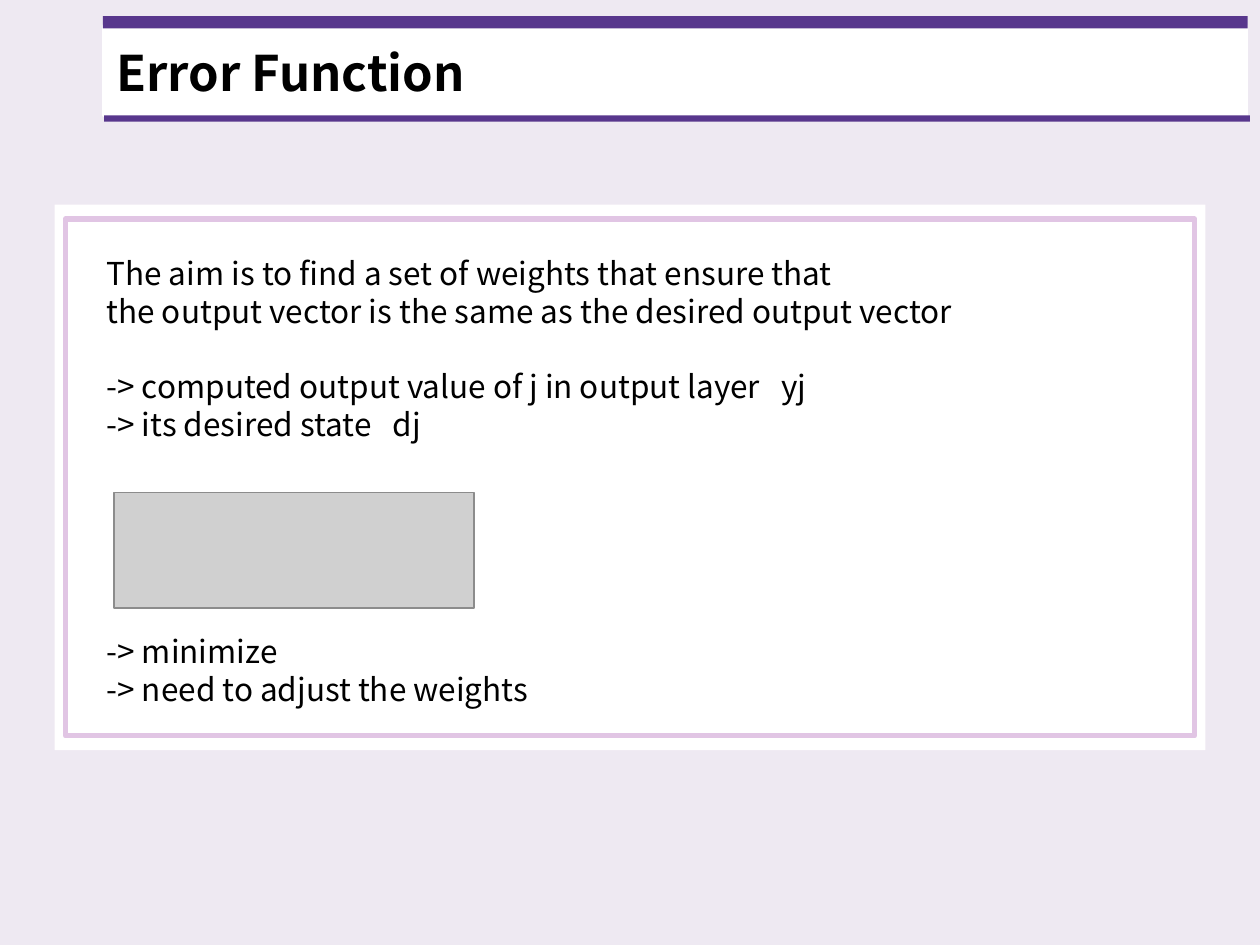
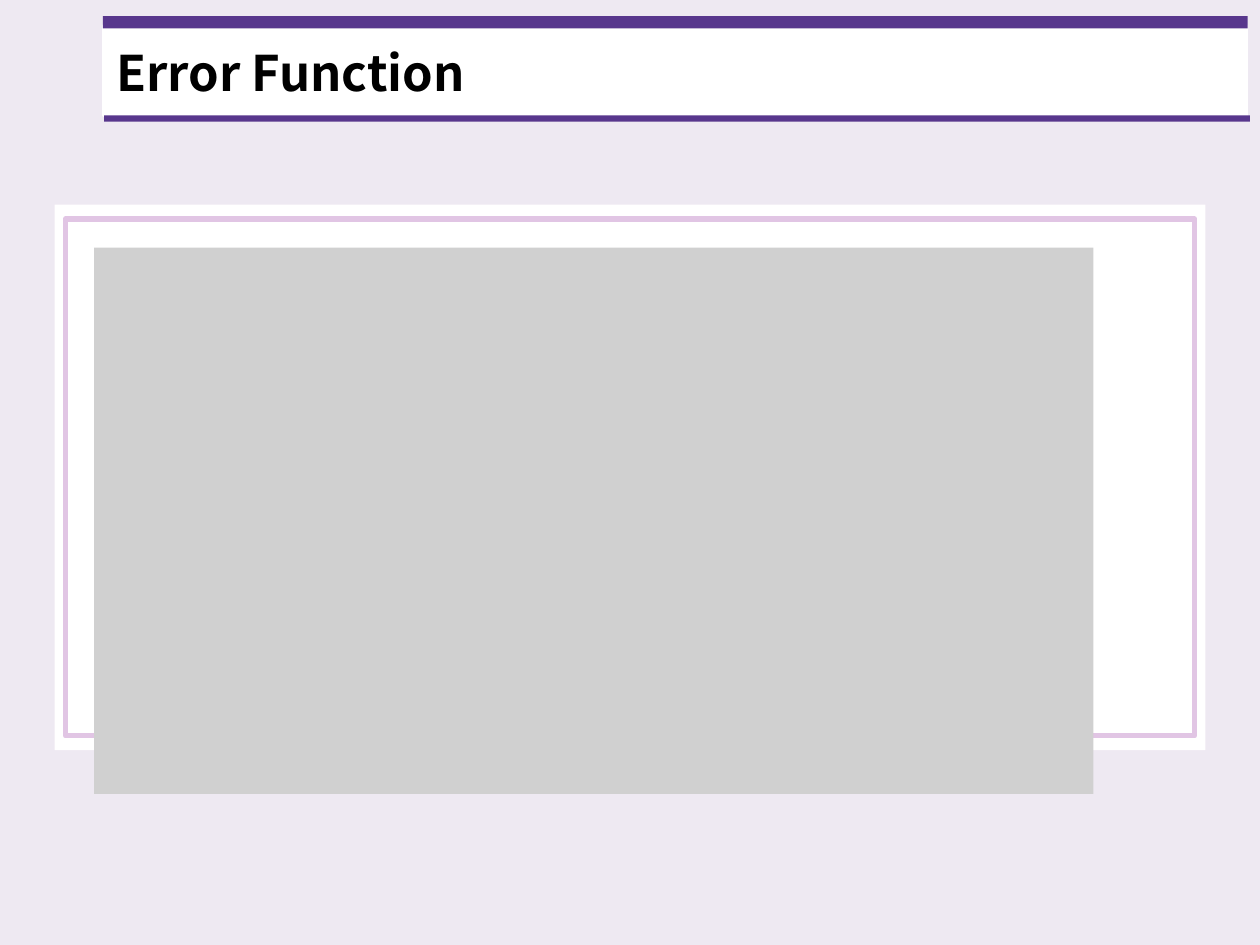
Before and after one commit to standing-o/Machine_Learning_Paper_Review, a slide deck: slide 6 of Paper.3_Back-Propagation/20201110_Paper3_Back-Propagation.pptx. Drawn at 1260x945 pixels with LibreOffice and Linux fonts; fonts in the diff are those of the drawing; grey boxes stand for pictures. Boxes give left, top, right and bottom in pixels: in the first picture for what was removed or moved away, otherwise in the second. Text is boxed around its words. In the diff, an @@ line names an element or a change of style, - is before the commit and + after.

```diff
--- a/Paper.3_Back-Propagation/20201110_Paper3_Back-Propagation.pptx
+++ b/Paper.3_Back-Propagation/20201110_Paper3_Back-Propagation.pptx
@@ picture added at [94, 247, 1094, 794] @@
@@ text removed at [107, 259, 952, 709] @@
-The aim is to find a set of weights that ensure that
-the output vector is the same as the desired output vector
--> computed output value of j in output layer yj
--> its desired state dj
--> minimize
--> need to adjust the weights
@@ picture removed at [115, 493, 475, 609] @@
```
Also in this commit, not shown: 5 other slides changed.
